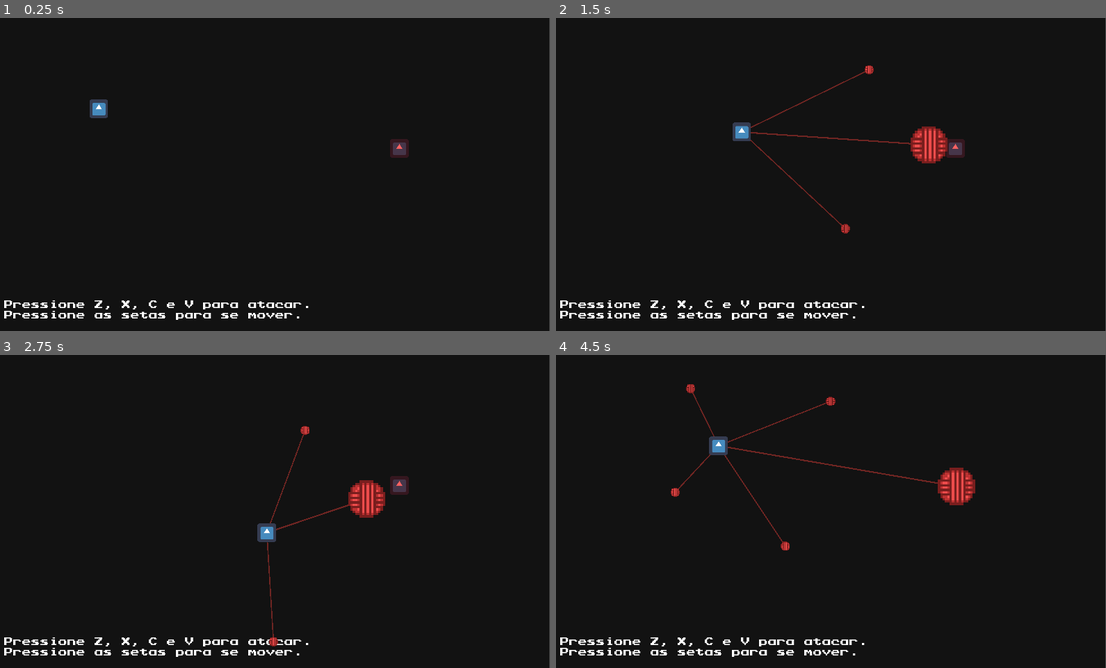
Above: before the commit, frames 1-4 (two rows, left to right).
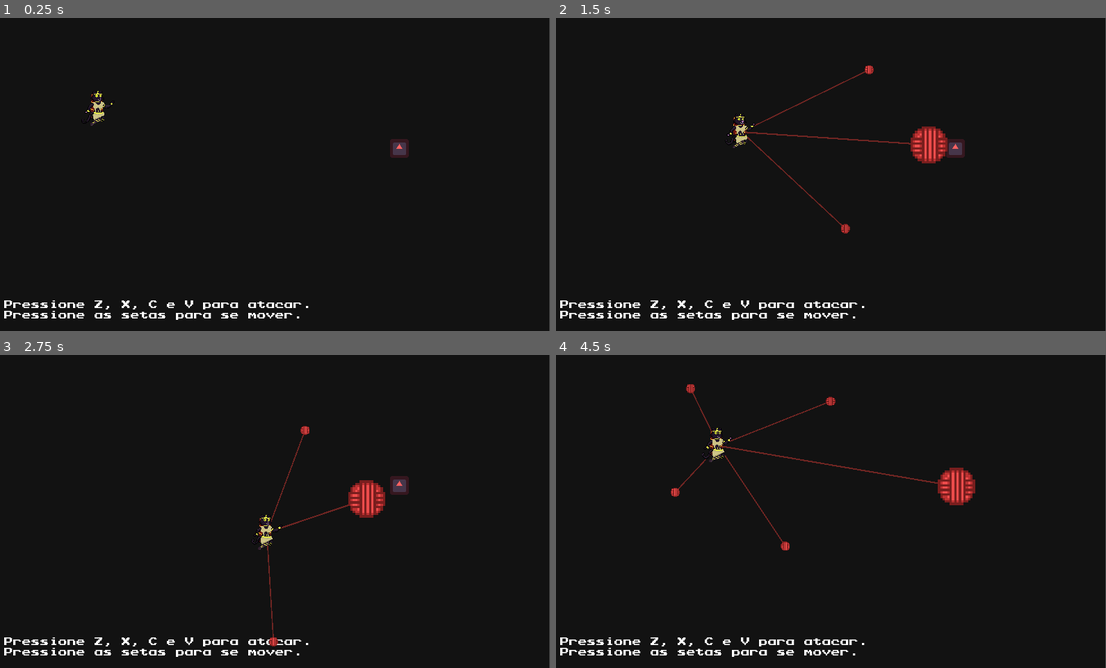
Above: after the commit, the same moments.

Repository: GamuxUnicamp/Divine_Duel
Game: Godot game, scene res://levels/TestLevel.tscn
The game is run twice, just before and just after one commit, with the same random seed, the same clock (stepped at 60 frames per second) and the same inputs. This scene is started directly instead of the project's main scene. The engine's default icon, where the game draws it, is replaced by a stand-in: a white triangle on a blue panel in a dark square.
Inputs (mouse positions are in pixels of both pictures, inside the frame that each line leads up to):
- Up to frame 1 (0.25 s): no input
- Up to frame 2 (1.5 s): tap Z (attack0) at 0.5 s; move the mouse to (952, 158) at 0.52 s; hold Right (ui_right) 0.53-1.28 s; hold Z (attack0) 0.53-1.28 s; tap Enter (ui_accept) at 0.77 s; move the mouse to (715, 190) at 1.27 s; hold Down (ui_down) from 1.28 s (still down); tap X (attack1) at 1.35 s
- Up to frame 3 (2.75 s): tap Enter (ui_accept) at 1.52 s; tap Z (attack0) at 2 s; move the mouse to (330, 442) at 2.02 s; release Down (ui_down) at 2.03 s; hold Right (ui_right) from 2.03 s (still down); hold C (attack2) from 2.03 s (still down)
- Up to frame 4 (4.5 s): tap Z (attack0) at 2.75, 2.85, 3.5, 4.25 s; move the mouse to (798, 574) at 2.77 s; release Right (ui_right) at 2.78 s; release C (attack2) at 2.78 s; hold Up (ui_up) 2.78-3.53 s; tap Enter (ui_accept) at 3.02, 3.77 s; move the mouse to (996, 558) at 3.52 s; hold X (attack1) 3.53-4.28 s; hold Left (ui_left) from 3.53 s (still down); move the mouse to (660, 464) at 4.27 s; tap C (attack2) at 4.35 s

The runs differ from the first frame. In frame 1, 0.2% of the frame differs, in the area x 15-21%, y 23-35%; in frame 2, 0.2%; in frame 3, 0.3%; in frame 4, 0.3%, in the area x 26-32%, y 23-35%.

Commit message:
animacoes bastet

Diff:
--- a/characters/Bastet.gd
+++ b/characters/Bastet.gd
@@ -4,6 +4,7 @@
 # Declare member variables here. Examples:
 # var a = 2
 # var b = "text"
+signal died
 enum ioio {NENHUM,INDO,VOLTANDO}
 var tem_ioio=ioio.NENHUM
 var bullet
@@ -11,8 +12,10 @@
 var wide_bullet2
 var R=500
 var teta=PI/4
+export var id=0
 func _ready():
 	basic_bullet_scene = load("res://bullets/BastetIoio.tscn")
+
 func aim_shot(target):
 	if tem_ioio==ioio.NENHUM or bullet==null:
 		bullet = basic_bullet_scene.instance()
@@ -23,6 +26,7 @@
 	elif tem_ioio==ioio.INDO:
 		bullet.move(self,target)
 		tem_ioio=ioio.VOLTANDO
+
 func wide_shot(target):
 	wide_bullet = wide_bullet_scene.instance()
 	add_child(wide_bullet)
@@ -33,7 +37,10 @@
 	wide_bullet2.move(self,R,angle-teta,1)
 	add_child(wide_bullet)
 	add_child(wide_bullet2)
+
 func receive():
 	tem_ioio=ioio.NENHUM
+
 func hit():
-	pass
+	$AnimationPlayer.play("damage")
+	emit_signal("died",id)
--- a/characters/Bastet.tscn
+++ b/characters/Bastet.tscn
@@ -1,18 +1,100 @@
-[gd_scene load_steps=4 format=2]
+[gd_scene load_steps=7 format=2]
 
-[ext_resource path="res://icon.png" type="Texture" id=1]
+[ext_resource path="res://media/characters/bastet_spritesheet.png" type="Texture" id=1]
 [ext_resource path="res://characters/Bastet.gd" type="Script" id=2]
 
 [sub_resource type="RectangleShape2D" id=1]
-extents = Vector2( 32.8979, 31.1854 )
+extents = Vector2( 54.7853, 62.6292 )
+
+[sub_resource type="Animation" id=2]
+resource_name = "damage"
+step = 0.25
+tracks/0/type = "value"
+tracks/0/path = NodePath("Sprite:frame")
+tracks/0/interp = 1
+tracks/0/loop_wrap = true
+tracks/0/imported = false
+tracks/0/enabled = true
+tracks/0/keys = {
+"times": PoolRealArray( 0, 0.25, 0.5, 0.75 ),
+"transitions": PoolRealArray( 1, 1, 1, 1 ),
+"update": 1,
+"values": [ 8, 9, 10, 11 ]
+}
+tracks/1/type = "method"
+tracks/1/path = NodePath("AnimationPlayer")
+tracks/1/interp = 1
+tracks/1/loop_wrap = true
+tracks/1/imported = false
+tracks/1/enabled = true
+tracks/1/keys = {
+"times": PoolRealArray( 1 ),
+"transitions": PoolRealArray( 1 ),
+"values": [ {
+"args": [ "\"idle\"", -1, 1.0, false ],
+"method": "play"
+} ]
+}
+
+[sub_resource type="Animation" id=3]
+resource_name = "idle"
+loop = true
+step = 0.05
+tracks/0/type = "value"
+tracks/0/path = NodePath("Sprite:frame")
+tracks/0/interp = 1
+tracks/0/loop_wrap = true
+tracks/0/imported = false
+tracks/0/enabled = true
+tracks/0/keys = {
+"times": PoolRealArray( 0, 0.25, 0.5, 0.75 ),
+"transitions": PoolRealArray( 1, 1, 1, 1 ),
+"update": 1,
+"values": [ 0, 1, 2, 3 ]
+}
+
+[sub_resource type="Animation" id=4]
+resource_name = "special"
+loop = true
+step = 0.25
+tracks/0/type = "value"
+tracks/0/path = NodePath("Sprite:frame")
+tracks/0/interp = 1
+tracks/0/loop_wrap = true
+tracks/0/imported = false
+tracks/0/enabled = true
+tracks/0/keys = {
+"times": PoolRealArray( 0, 0.25, 0.5, 0.75 ),
+"transitions": PoolRealArray( 1, 1, 1, 1 ),
+"update": 1,
+"values": [ 4, 5, 6, 7 ]
+}
+tracks/1/type = "method"
+tracks/1/path = NodePath("AnimationPlayer")
+tracks/1/interp = 1
+tracks/1/loop_wrap = true
+tracks/1/imported = false
+tracks/1/enabled = true
+tracks/1/keys = {
+"times": PoolRealArray( 1 ),
+"transitions": PoolRealArray( 1 ),
+"values": [ {
+"args": [ "\"idle\"", -1, 1.0, false ],
+"method": "play"
+} ]
+}
 
 [node name="Character" type="KinematicBody2D"]
 script = ExtResource( 2 )
 
 [node name="Sprite" type="Sprite" parent="."]
+scale = Vector2( 2, 2 )
 texture = ExtResource( 1 )
+hframes = 12
+frame = 1
 
 [node name="CollisionShape2D" type="CollisionShape2D" parent="."]
+position = Vector2( -2.09503, -2.79335 )
 shape = SubResource( 1 )
 
 [node name="AttackTimer0" type="Timer" parent="."]
@@ -29,3 +111,9 @@
 [node name="AttackTimer3" type="Timer" parent="."]
 wait_time = 0.5
 one_shot = true
+
+[node name="AnimationPlayer" type="AnimationPlayer" parent="."]
+autoplay = "idle"
+anims/damage = SubResource( 2 )
+anims/idle = SubResource( 3 )
+anims/special = SubResource( 4 )
Binary file added: media/characters/bastet_spritesheet.png
Not shown, added: media/characters/bastet_spritesheet.png.import
